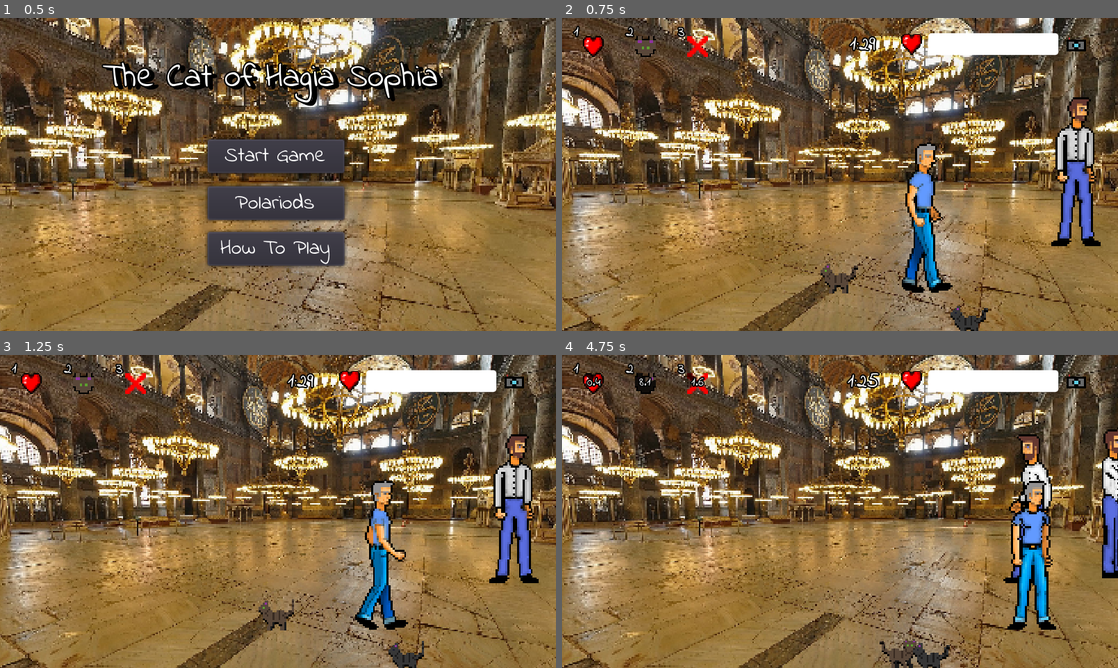
Above: before the commit, frames 1-4 (two rows, left to right).
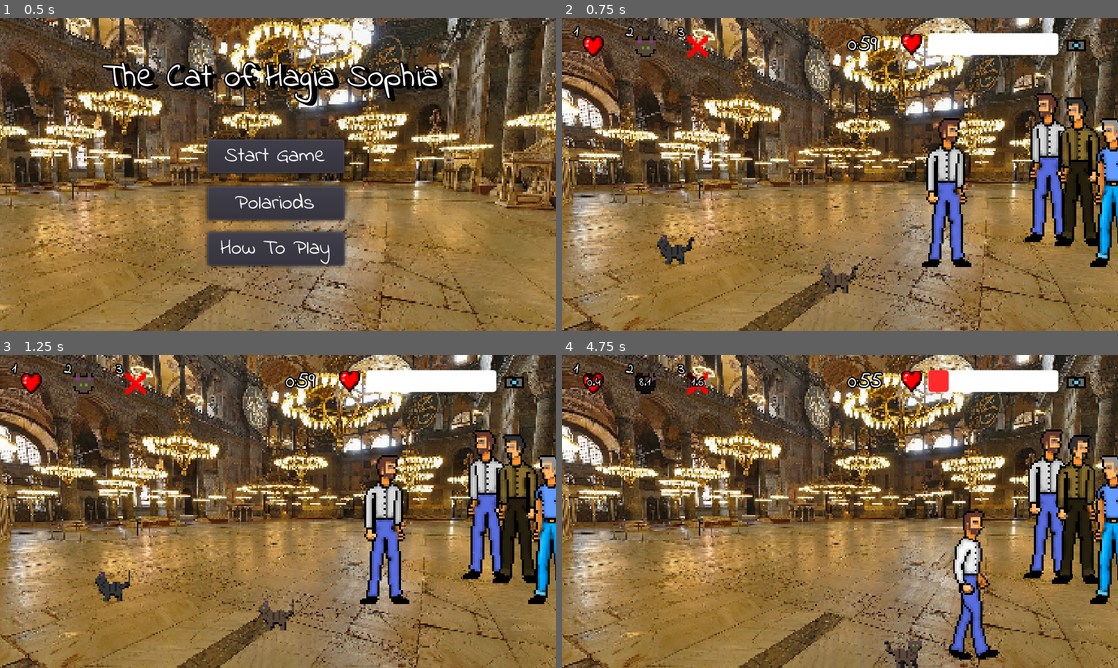
Above: after the commit, the same moments.

Repository: Frozander/BAUGamejam2021
Game: Godot game, scene res://Scenes/TitleScreen.tscn
Same seed, same stepped clock (60 frames per second), same inputs: the game is played once before the commit and once after it. Sound files missing from this copy of the repository are replaced by a short silence.
Inputs:
- Up to frame 1 (0.5 s): no input
- Up to frame 2 (0.75 s): click "Start Game" at 0.5 s
- Up to frame 3 (1.25 s): no input
- Up to frame 4 (4.75 s): tap Enter at 1.25 s; hold Right (ui_right) 1.28-2.03 s; tap 3 (leave) at 1.35, 3.6 s; hold Down (ui_down) 2.03-2.78 s; tap 1 (meow) at 2.1 s; hold Right (ui_right) 2.78-3.53 s; tap 2 (pose) at 2.85 s; hold Up (ui_up) 3.53-4.28 s; hold Left (ui_left) from 4.28 s (still down); hold 1 (meow) from 4.28 s (still down)

Frame 1 is identical in both runs. In frame 2, 11% of the frame differs, in the area x 17-100%, y 5-100%; in frame 3, 9.6%; in frame 4, 11%, in the area x 51-100%, y 4-100%.
Error before the commit: Invalid get index '3' (on base: 'Array'). (res://Assets/Scripts/Game.gd:189)

Commit message:
no flickering man

Diff:
--- a/Assets/Scripts/Game.gd
+++ b/Assets/Scripts/Game.gd
@@ -7,7 +7,7 @@
 const ZONE_X = 210 #width of move zone
 const ZONE_Y = 40
 
-const PERSON_COUNT = 3
+const PERSON_COUNT = 4
 const PERSON_HEARING_MEOW_LOWER_LIMIT = 60
 
 const PART_CHANGE_X_GAP = 70
@@ -171,16 +171,16 @@
 			p.connect("hit_wall",self, "on_person_hit_wall")
 
 func on_person_hit_wall(person):
-	if person.is_last_hitted_wall_right and current_part == 2:
+	if person.is_last_hitted_wall_right or current_part == 2:
 		person.calc_move()
 		return
-	if not person.is_last_hitted_wall_right and current_part == 0:
+	if not person.is_last_hitted_wall_right or current_part == 0:
 		person.calc_move()
 		return
 	if person.is_last_hitted_wall_right:
-		move_person_to_another_part(person,(person.part_index+1 ) )
+		move_person_to_another_part(person, person.part_index+1 )
 	else:
-		move_person_to_another_part(person,(person.part_index-1 ))
+		move_person_to_another_part(person, person.part_index-1)
 
 func move_person_to_another_part(person,new_part):
 	people[current_part].erase(person)
--- a/Assets/Scripts/Person.gd
+++ b/Assets/Scripts/Person.gd
@@ -229,23 +229,19 @@
 	if person_area != lastColidedArea:
 		if global_position.x < person_area.global_position.x:
 			if movement.x > 0:
-				movement.x *= -1
-				direction *= -1
+				calc_move()
 				lastColidedArea = person_area
 		if global_position.x > person_area.global_position.x:
 			if movement.x:
-				movement.x *= -1
-				direction *= -1
+				calc_move()
 				lastColidedArea = person_area
 		if global_position.y < person_area.global_position.y:
 			if movement.y:
-				movement.y *= -1
-				direction *= -1
+				calc_move()
 				lastColidedArea = person_area
 		if global_position.y > person_area.global_position.y:
 			if movement.y:
-				movement.y *= -1
-				direction *= -1
+				calc_move()
 				lastColidedArea = person_area
 
 func _on_Person_area_entered(area):
--- a/Singletons/Global.gd
+++ b/Singletons/Global.gd
@@ -2,14 +2,14 @@
 
 const Cooldown = preload("res://Assets/Scripts/Cooldown.gd")
 
-const DEFAULT_DAY_LENGTH_IN_SECONDS = 90
+const DEFAULT_DAY_LENGTH_IN_SECONDS = 60
 const LAST_DAY = 5
 var current_day = 1
 
 
-var pet_attack_penalty = 5
+var pet_attack_penalty = 1
 var pet_meter_current_value = 0.0
-var pet_meter_max_value = 50.0
+var pet_meter_max_value = 20.0
 
 var is_last_day_photo_taken = false
 
